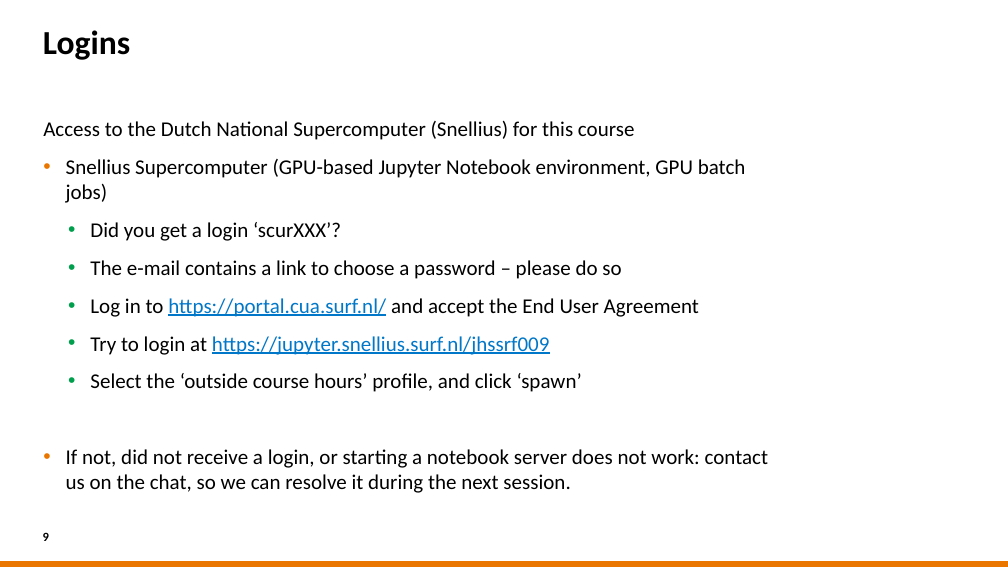
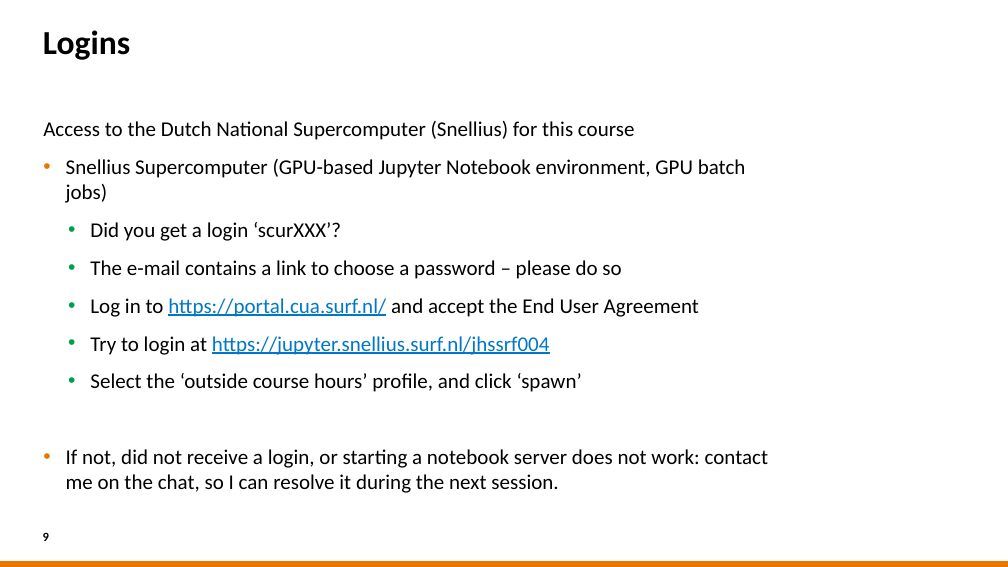
Before and after one commit to sara-nl/Tue_HPDL_2024, a slide deck: slide 9 of Day1/slides/EuroHPC_HPML_welcome.pptx. Drawn at 1008x567 pixels with LibreOffice and Linux fonts; fonts in the diff are those of the drawing; background and template pictures are left out. Boxes give left, top, right and bottom in pixels: in the first picture for what was removed or moved away, otherwise in the second. Text is boxed around its words. In the diff, an @@ line names an element or a change of style, - is before the commit and + after.

```diff
--- a/Day1/slides/EuroHPC_HPML_welcome.pptx
+++ b/Day1/slides/EuroHPC_HPML_welcome.pptx
@@ text at bbox=[90, 336, 550, 355]: text changed @@
-  • Try to login at https://jupyter.snellius.surf.nl/jhssrf009
+  • Try to login at https://jupyter.snellius.surf.nl/jhssrf004
@@ text at bbox=[66, 449, 768, 493]: text changed @@
-• If not, did not receive a login, or starting a notebook server does not work: contact us on the chat, so we can resolve it during the next session.
+• If not, did not receive a login, or starting a notebook server does not work: contact me on the chat, so I can resolve it during the next session.
```
Also in this commit, not shown: 5 other slides changed, 44 other files.
